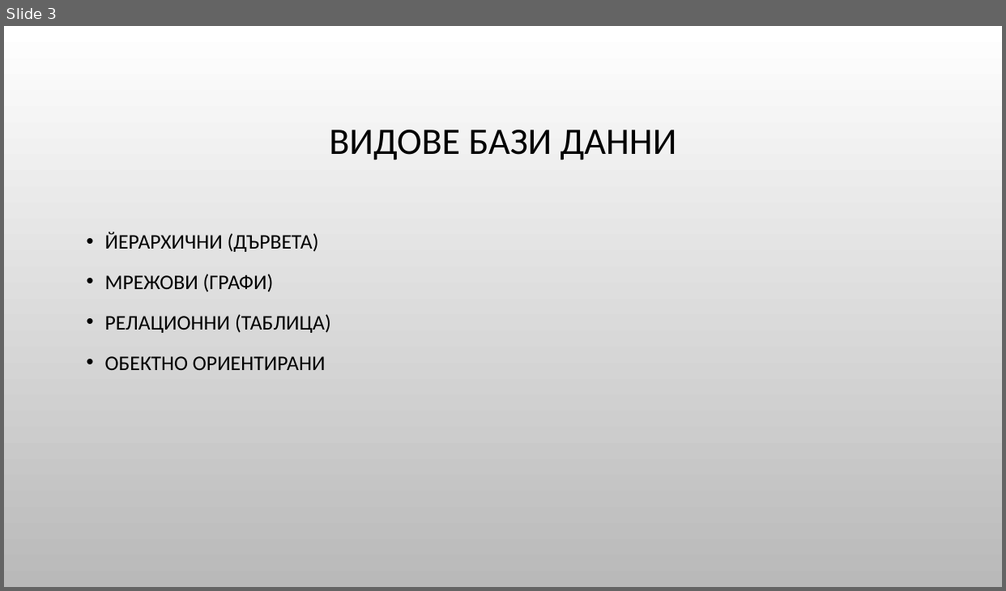
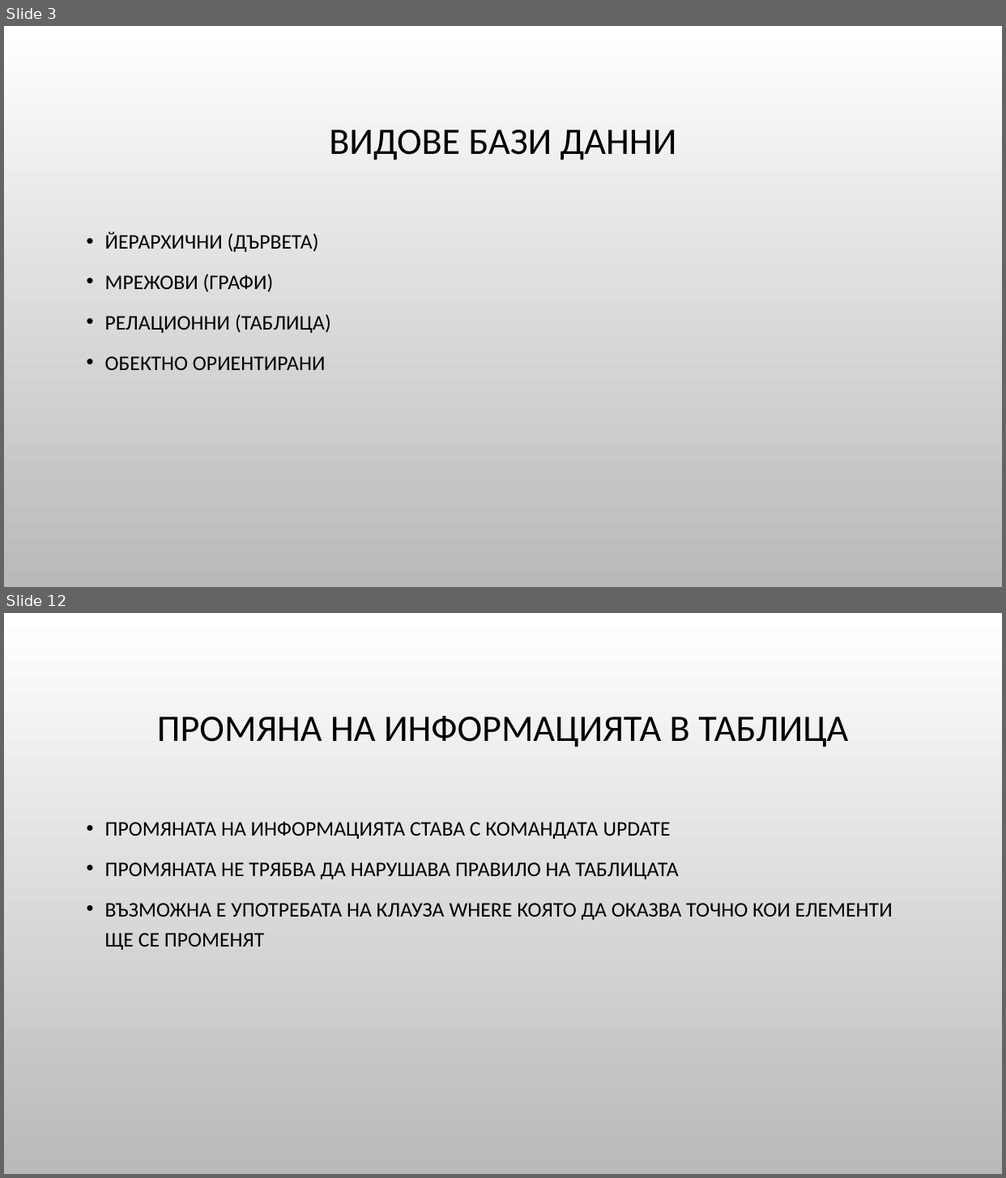
Before and after one commit to Bilyukov/php-mysql-course, a slide deck: 09.introduction-to-mysql.pptx. Shown one above the other, each under a label of ours: slide 3 before the commit, slides 3 and 12 after it; the slides between them are not shown. The pictures are 1006x591 and 1006x1178 pixels, drawn with LibreOffice and Linux fonts; fonts in the diff are those of the drawing; background and template pictures are left out. Boxes give left, top, right and bottom in pixels: in the first picture for what was removed or moved away, otherwise in the second. Text is boxed around its words. In the diff, an @@ line names an element or a change of style, - is before the commit and + after.

```diff
--- a/09.introduction-to-mysql.pptx
+++ b/09.introduction-to-mysql.pptx
@@ slide 12 added at (x1=4, y1=613, x2=1002, y2=1174), background picture (left out) @@
@@ title added at (x1=157, y1=716, x2=848, y2=747), 36 pt, text #000000 @@
+ПРОМЯНА НА ИНФОРМАЦИЯТА В ТАБЛИЦА
@@ text added at (x1=105, y1=821, x2=893, y2=950), 20 pt, text #000000 @@
+• ПРОМЯНАТА НА ИНФОРМАЦИЯТА СТАВА С КОМАНДАТА UPDATE
+• ПРОМЯНАТА НЕ ТРЯБВА ДА НАРУШАВА ПРАВИЛО НА ТАБЛИЦАТА
+• ВЪЗМОЖНА Е УПОТРЕБАТА НА КЛАУЗА WHERE КОЯТО ДА ОКАЗВА ТОЧНО КОИ ЕЛЕМЕНТИ ЩЕ СЕ ПРОМЕНЯТ
```
Also in this commit, not shown: 19 other slides added, 9 other files.
